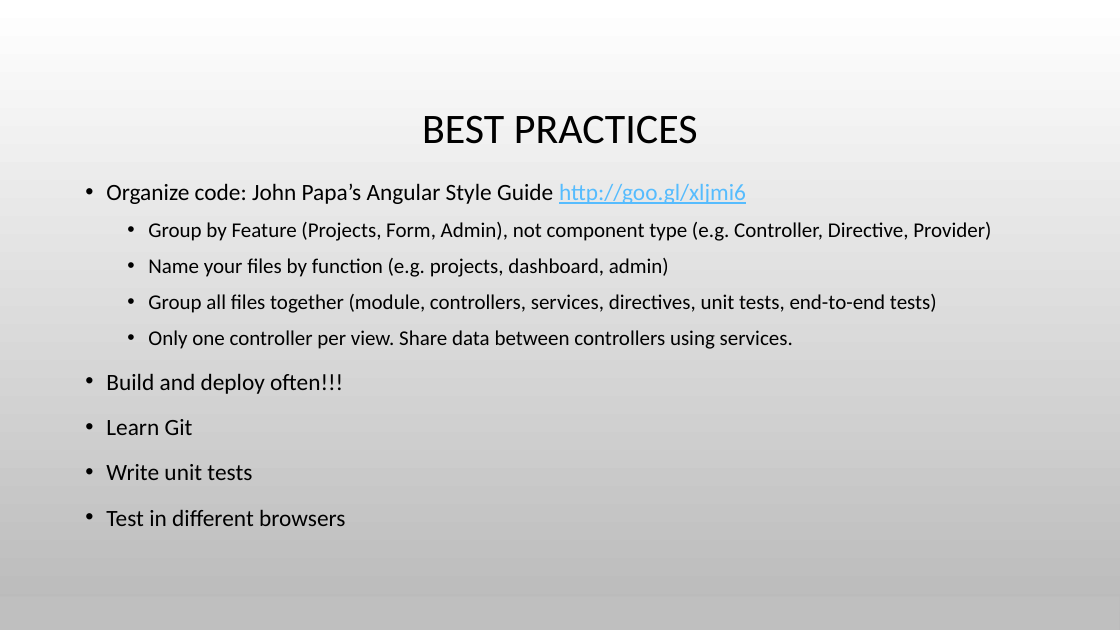
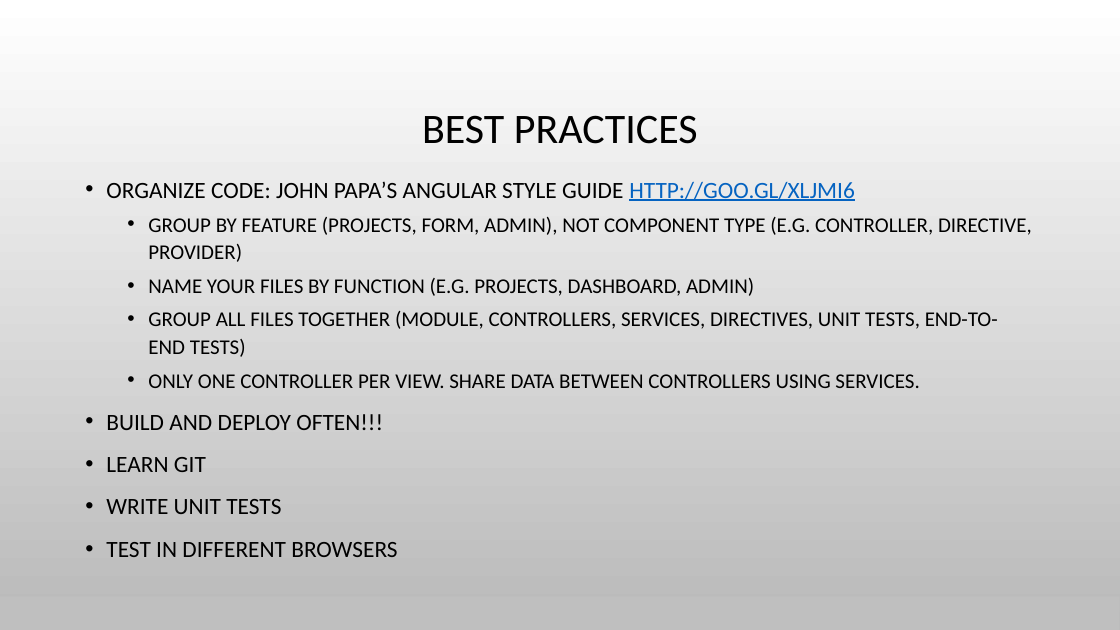
Before and after one commit to spietrek/spsnyc2015, a slide deck: slide 26 of Building SPAs in SharePoint Using AngularJS.pptx. Drawn at 1120x630 pixels with LibreOffice and Linux fonts; fonts in the diff are those of the drawing; background and template pictures are left out. Boxes give left, top, right and bottom in pixels: in the first picture for what was removed or moved away, otherwise in the second. Text is boxed around its words. In the diff, an @@ line names an element or a change of style, - is before the commit and + after.

```diff
--- a/Building SPAs in SharePoint Using AngularJS.pptx
+++ b/Building SPAs in SharePoint Using AngularJS.pptx
@@ text at box(106, 181, 1032, 557): text changed @@
-• Organize code: John Papa’s Angular Style Guide http://goo.gl/xljmi6
-  • Group by Feature (Projects, Form, Admin), not component type (e.g. Controller, Directive, Provider)
-  • Name your files by function (e.g. projects, dashboard, admin)
-  • Group all files together (module, controllers, services, directives, unit tests, end-to-end tests)
-  • Only one controller per view. Share data between controllers using services.
-• Build and deploy often!!!
-• Learn Git
-• Write unit tests
-• Test in different browsers
+• ORGANIZE CODE: JOHN PAPA’S ANGULAR STYLE GUIDE HTTP://GOO.GL/XLJMI6
+  • GROUP BY FEATURE (PROJECTS, FORM, ADMIN), NOT COMPONENT TYPE (E.G. CONTROLLER, DIRECTIVE, PROVIDER)
+  • NAME YOUR FILES BY FUNCTION (E.G. PROJECTS, DASHBOARD, ADMIN)
+  • GROUP ALL FILES TOGETHER (MODULE, CONTROLLERS, SERVICES, DIRECTIVES, UNIT TESTS, END-TO-END TESTS)
+  • ONLY ONE CONTROLLER PER VIEW. SHARE DATA BETWEEN CONTROLLERS USING SERVICES.
+• BUILD AND DEPLOY OFTEN!!!
+• LEARN GIT
+• WRITE UNIT TESTS
+• TEST IN DIFFERENT BROWSERS
```
Also in this commit, not shown: 11 other slides changed.
